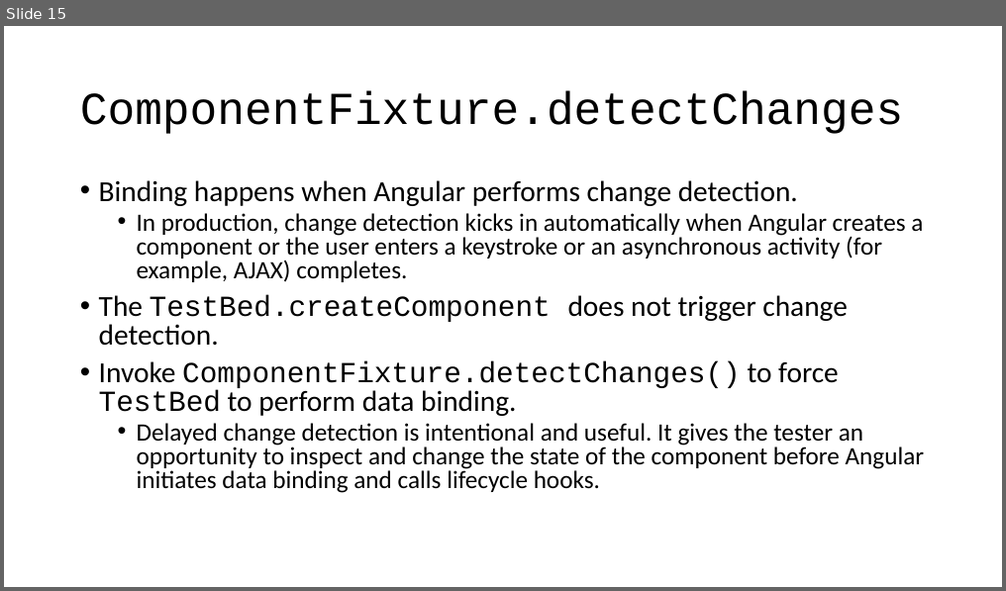
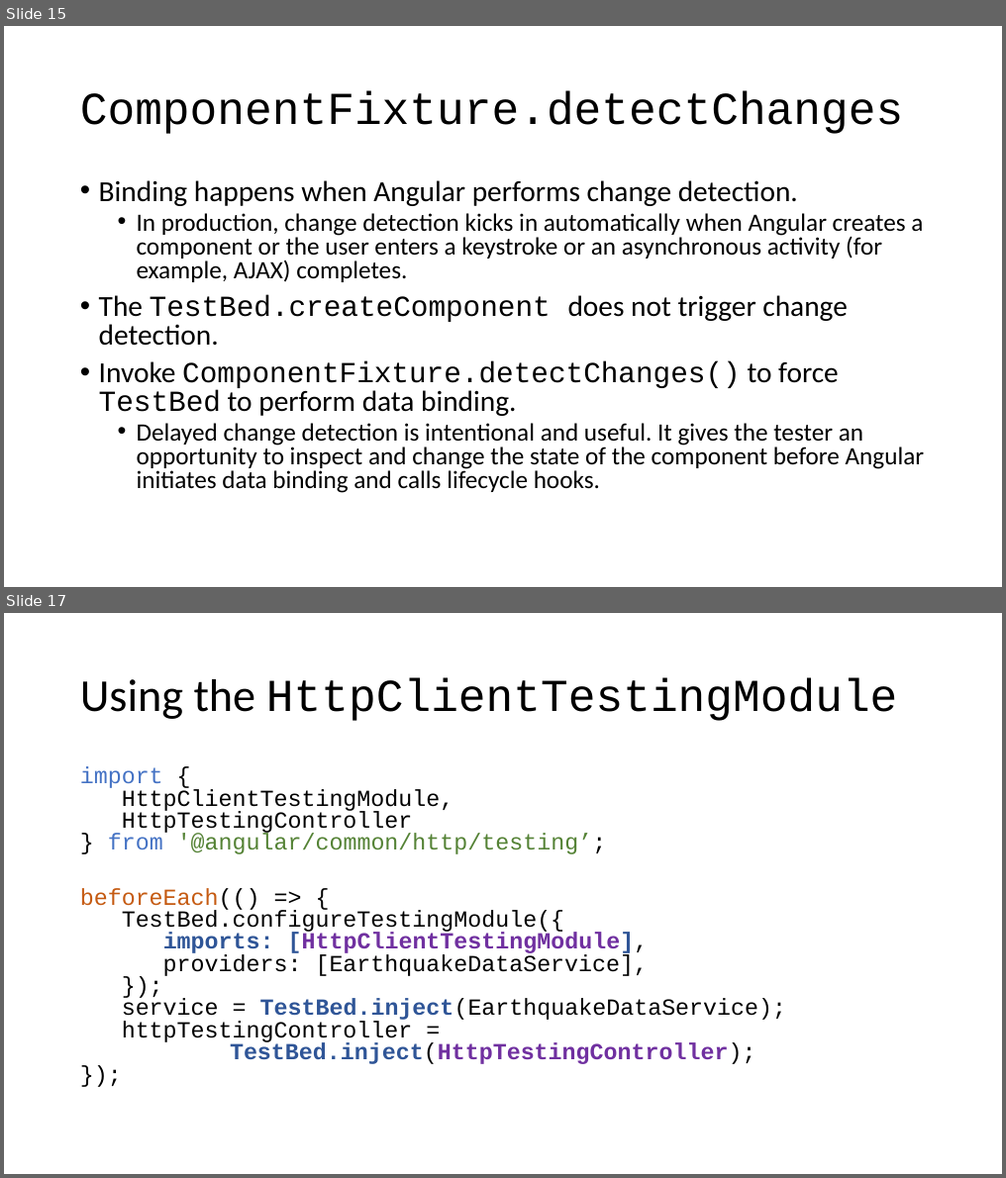
Before and after one commit to cebartling/test-driven, a slide deck: presentations/Introduction to Angular Unit Testing.pptx. Shown one above the other, each under a label of ours: slide 15 before the commit, slides 15 and 17 after it; the slides between them are not shown. The pictures are 1006x591 and 1006x1178 pixels, drawn with LibreOffice and Linux fonts; fonts in the diff are those of the drawing. Boxes give left, top, right and bottom in pixels: in the first picture for what was removed or moved away, otherwise in the second. Text is boxed around its words. In the diff, an @@ line names an element or a change of style, - is before the commit and + after.

Commit message:
Updating Angular unit testing support presentation

```diff
--- a/presentations/Introduction to Angular Unit Testing.pptx
+++ b/presentations/Introduction to Angular Unit Testing.pptx
@@ slide 17 added at box(4, 613, 1002, 1174), background #FFFFFF @@
@@ title added at box(80, 679, 897, 721), 44 pt, text #000000 @@
+Using the HttpClientTestingModule
@@ text added at box(80, 766, 786, 1064), 22.2 pt, text #000000 @@
+import {
+HttpClientTestingModule,
+HttpTestingController
+} from '@angular/common/http/testing’;
+beforeEach(() => {
+TestBed.configureTestingModule({
+imports: [HttpClientTestingModule],
+providers: [EarthquakeDataService],
+});
+service = TestBed.inject(EarthquakeDataService);
+httpTestingController =
+TestBed.inject(HttpTestingController);
+});
```
Also in this commit, not shown: 2 other slides added.
